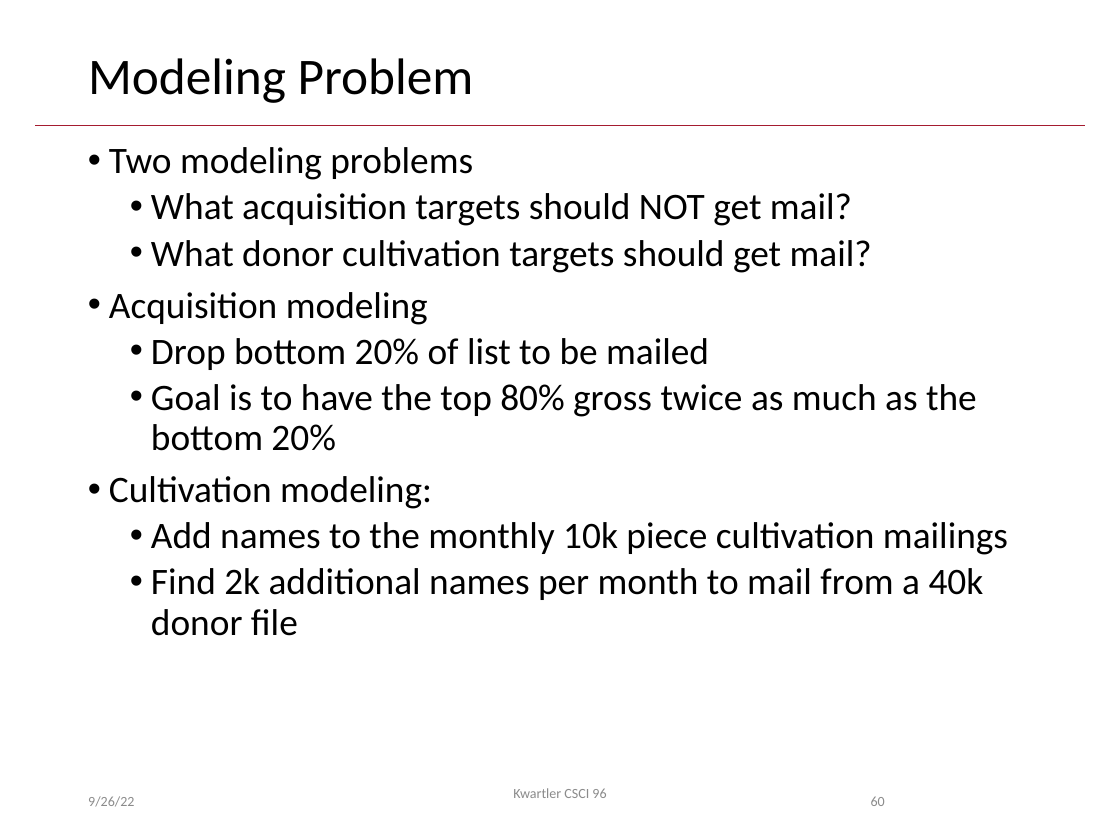
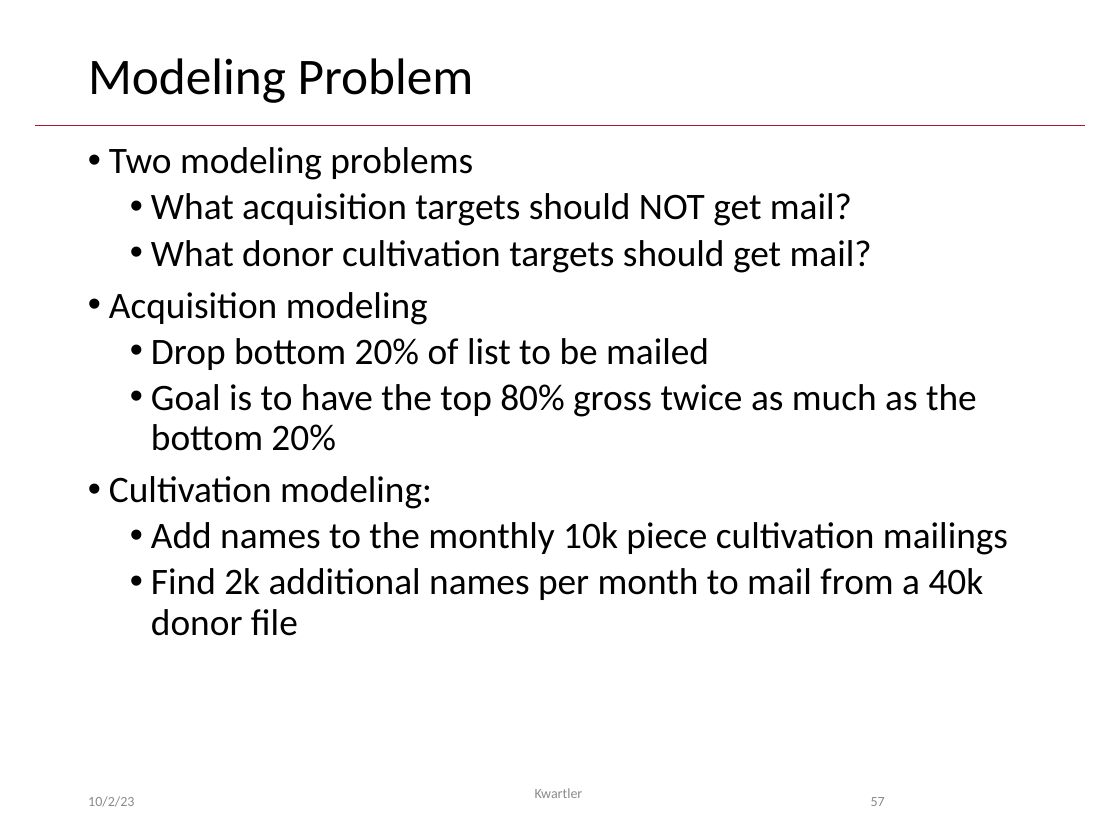
Before and after one commit to kwartler/Harvard_DataMining_Business_Student, a slide deck: slide 57 of Lessons/D_DM_Workflow/A_DM_Workflow_Preprocessing.pptx (slide 60 before the commit). Drawn at 1120x840 pixels with LibreOffice and Linux fonts; fonts in the diff are those of the drawing; background and template pictures are left out. Boxes give left, top, right and bottom in pixels: in the first picture for what was removed or moved away, otherwise in the second. Text is boxed around its words. In the diff, an @@ line names an element or a change of style, - is before the commit and + after.

```diff
--- a/Lessons/D_DM_Workflow/A_DM_Workflow_Preprocessing.pptx
+++ b/Lessons/D_DM_Workflow/A_DM_Workflow_Preprocessing.pptx
@@ text at [88, 796, 134, 807]: text changed @@
-9/26/22
+10/2/23
@@ text at [535, 788, 583, 798]: text changed @@
-Kwartler CSCI 96
+Kwartler
@@ page number at [871, 797, 885, 806]: text changed @@
-60
+57
```
Also in this commit, not shown: 57 other slides changed, 5 slides removed, 6 other files.
